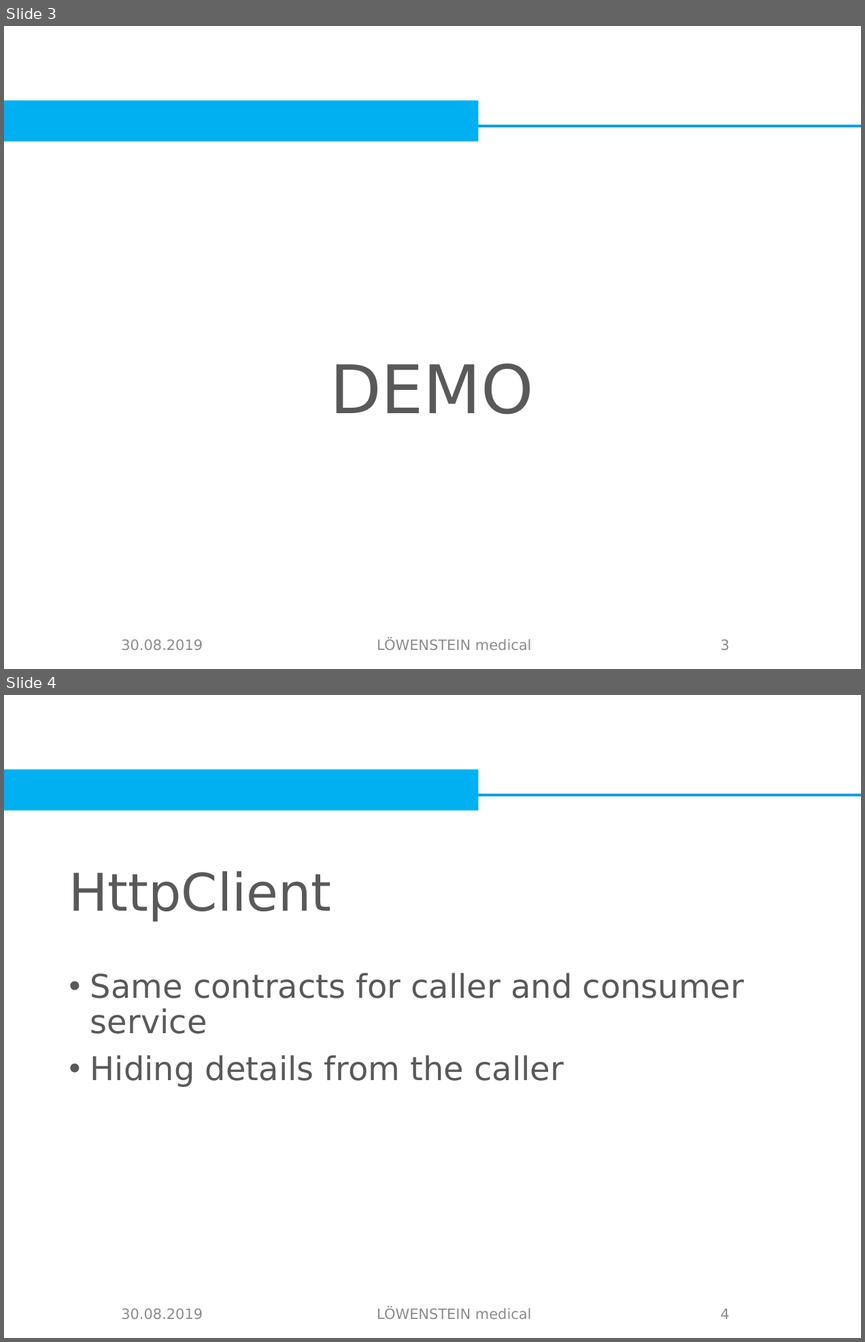
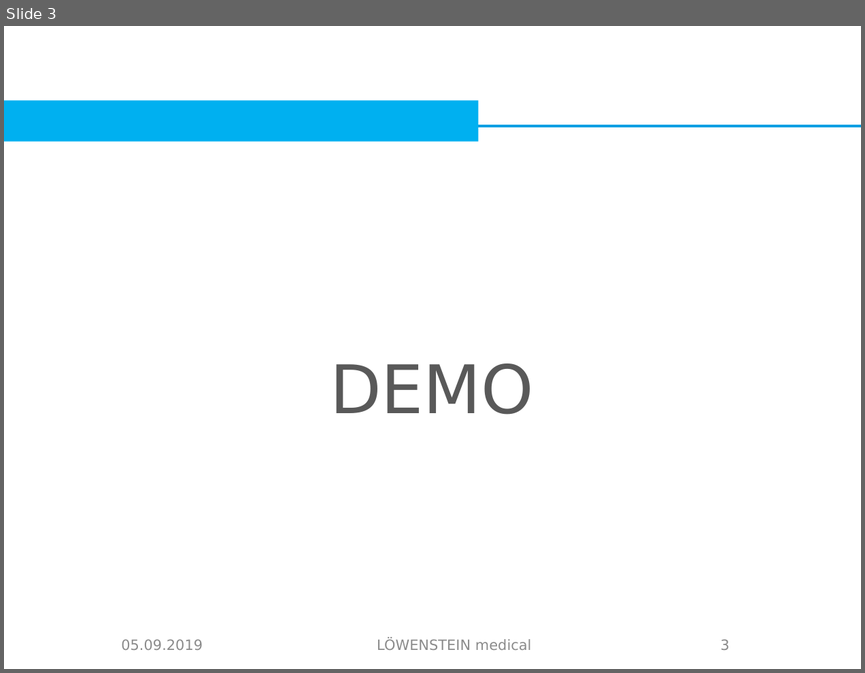
Before and after one commit to BenBorn/Gorod, a slide deck: Presentation.pptx. Shown one above the other, each under a label of ours: slides 3 and 4 before the commit, slide 3 after it. The pictures are 865x1342 and 865x673 pixels, drawn with LibreOffice and Linux fonts; fonts in the diff are those of the drawing; background and template pictures are left out. Boxes give left, top, right and bottom in pixels: in the first picture for what was removed or moved away, otherwise in the second. Text is boxed around its words. In the diff, an @@ line names an element or a change of style, - is before the commit and + after.

Commit message:
update presentation

```diff
--- a/Presentation.pptx
+++ b/Presentation.pptx
@@ slide 4 removed at (4,695,861,1338), background #FFFFFF; not listed: 2 template elements that a slide beside it also shows @@
@@ title removed at (69,871,332,921) @@
-HttpClient
@@ text removed at (90,972,744,1087) @@
-• Same contracts for caller and consumer service
-• Hiding details from the caller
@@ text removed at (121,1308,203,1319) @@
-30.08.2019
@@ text removed at (377,1308,532,1319) @@
-LÖWENSTEIN medical
@@ page number removed at (720,1308,729,1319) @@
-4
@@ slide 3 changed as well @@
@@ text at (121,639,203,650): text changed @@
-30.08.2019
+05.09.2019
```
Also in this commit, not shown: 7 other slides changed, 1 other file.
